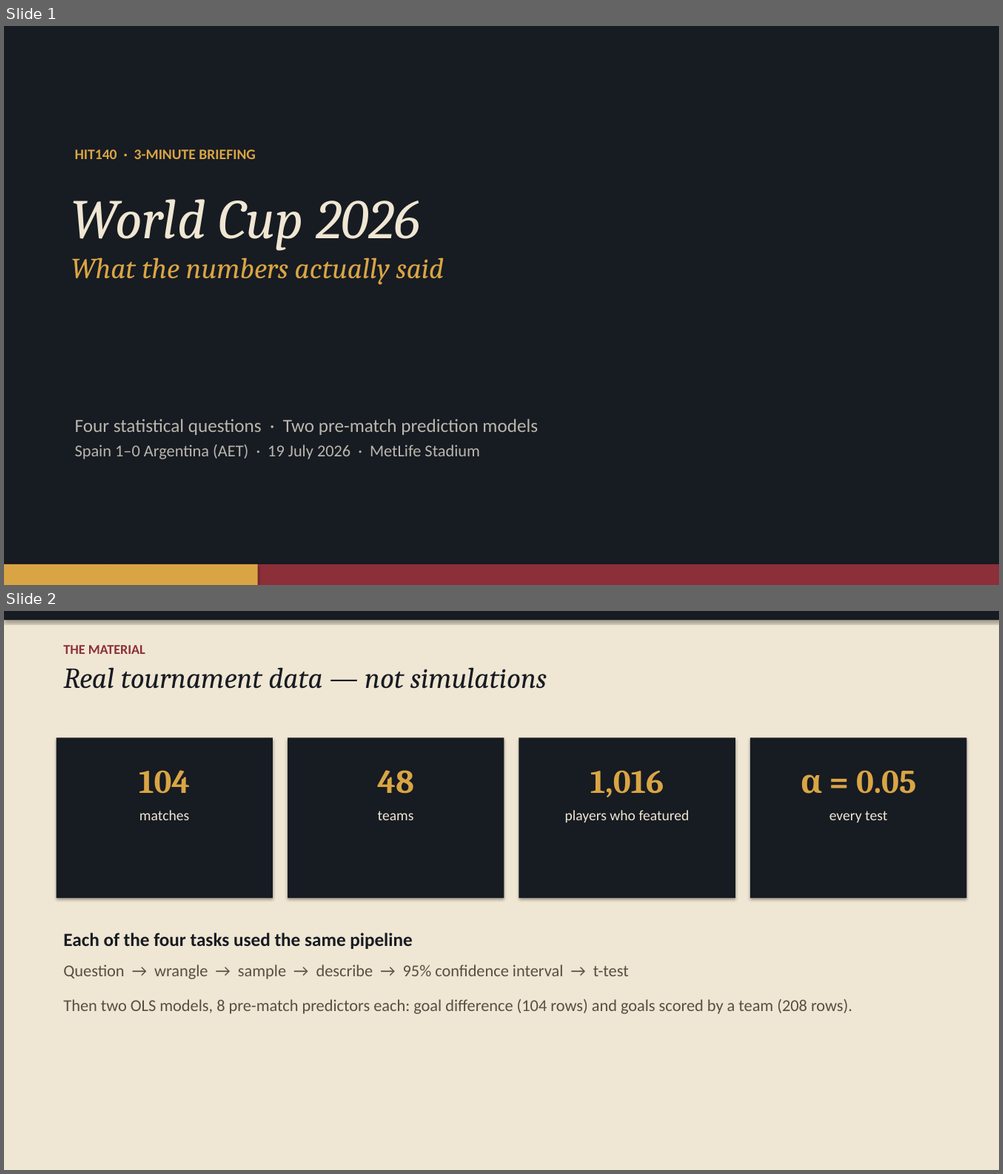
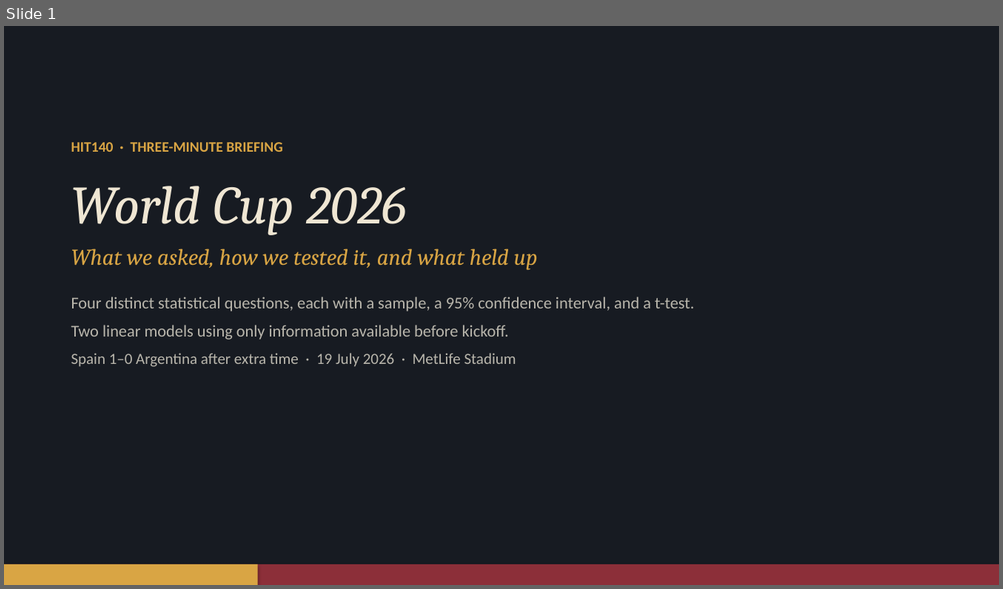
Before and after one commit to BhuprajTmg/data-project, a slide deck: WC2026_3min.pptx. Shown one above the other, each under a label of ours: slides 1 and 2 before the commit, slide 1 after it. The pictures are 1003x1174 and 1003x589 pixels, drawn with LibreOffice and Linux fonts; fonts in the diff are those of the drawing. Boxes give left, top, right and bottom in pixels: in the first picture for what was removed or moved away, otherwise in the second. Text is boxed around its words. In the diff, an @@ line names an element or a change of style, - is before the commit and + after.

```diff
--- a/WC2026_3min.pptx
+++ b/WC2026_3min.pptx
@@ slide 2 removed at [4,611,999,1170], background #FFFFFF @@
@@ rectangle removed at [4,611,999,1170] @@
@@ rectangle removed at [4,611,999,620] @@
@@ text removed at [63,645,546,689] @@
-THE MATERIAL
-Real tournament data — not simulations
@@ rectangle removed at [57,738,273,898] @@
@@ rectangle removed at [287,738,504,898] @@
@@ rectangle removed at [519,738,735,898] @@
@@ rectangle removed at [750,738,967,898] @@
@@ text removed at [139,770,190,820] @@
-104
-matches
@@ text removed at [377,770,414,820] @@
-48
-teams
@@ text removed at [565,770,689,823] @@
-1,016
-players who featured
@@ text removed at [800,770,916,823] @@
-α = 0.05
-every test
@@ text removed at [63,933,852,1014] @@
-Each of the four tasks used the same pipeline
-Question → wrangle → sample → describe → 95% confidence interval → t-test
-Then two OLS models, 8 pre-match predictors each: goal difference (104 rows) and goals scored by a team (208 rows).
@@ slide 1 changed as well @@
@@ text at [71,142,694,367]: text changed; size 14 to 16 pt; text colour #D9A544 to #B9B6AC; bold off @@
-HIT140 · 3-MINUTE BRIEFING
+HIT140 · THREE-MINUTE BRIEFING
+World Cup 2026
+What we asked, how we tested it, and what held up
+Four distinct statistical questions, each with a sample, a 95% confidence interval, and a t-test.
+Two linear models using only information available before kickoff.
+Spain 1–0 Argentina after extra time · 19 July 2026 · MetLife Stadium
@@ text removed at [71,199,444,285] @@
-World Cup 2026
-What the numbers actually said
@@ text removed at [75,419,538,460] @@
-Four statistical questions · Two pre-match prediction models
-Spain 1–0 Argentina (AET) · 19 July 2026 · MetLife Stadium
```
Also in this commit, not shown: 2 other slides changed, 5 slides added, 2 other slides removed, 2 other files.
